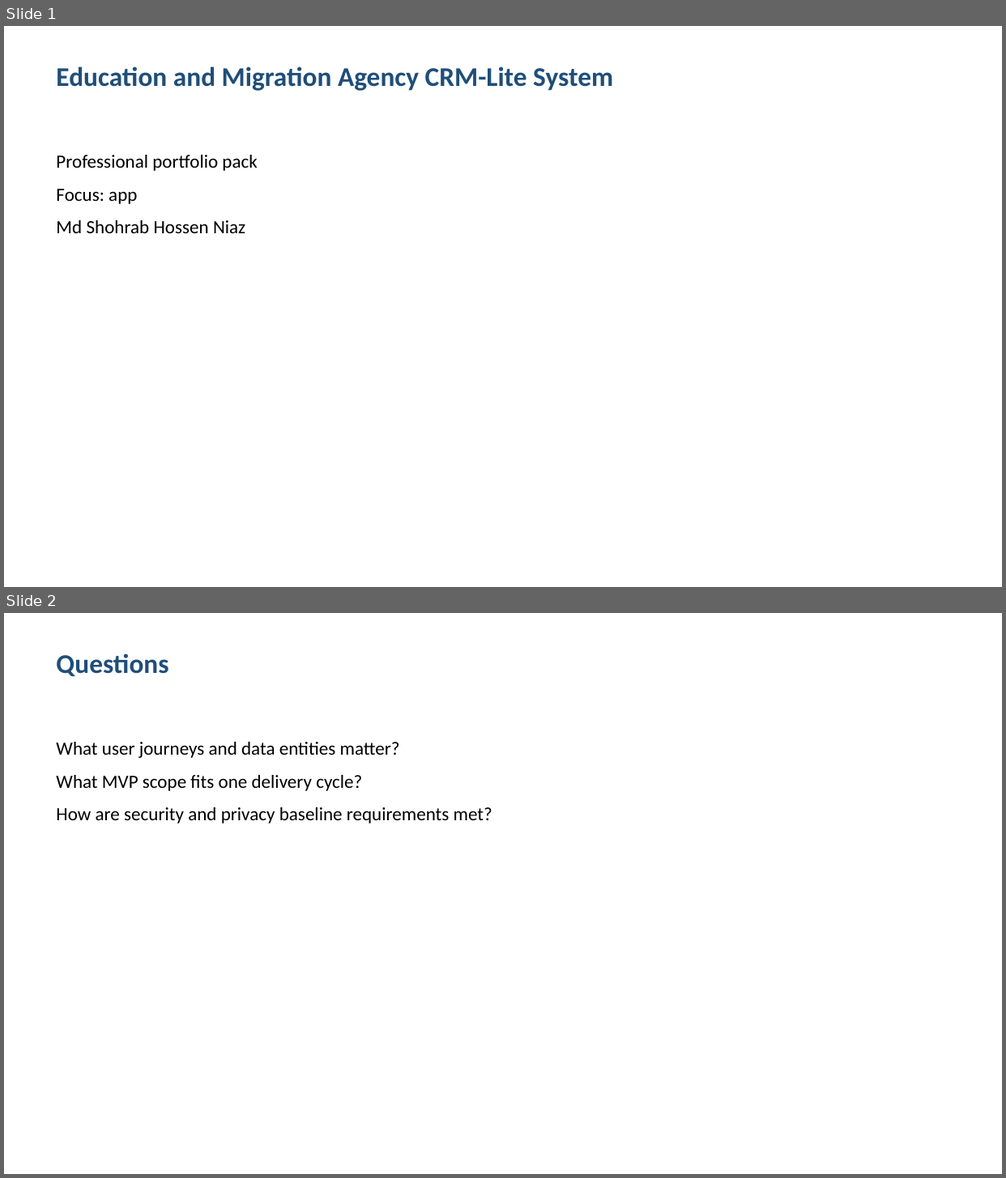
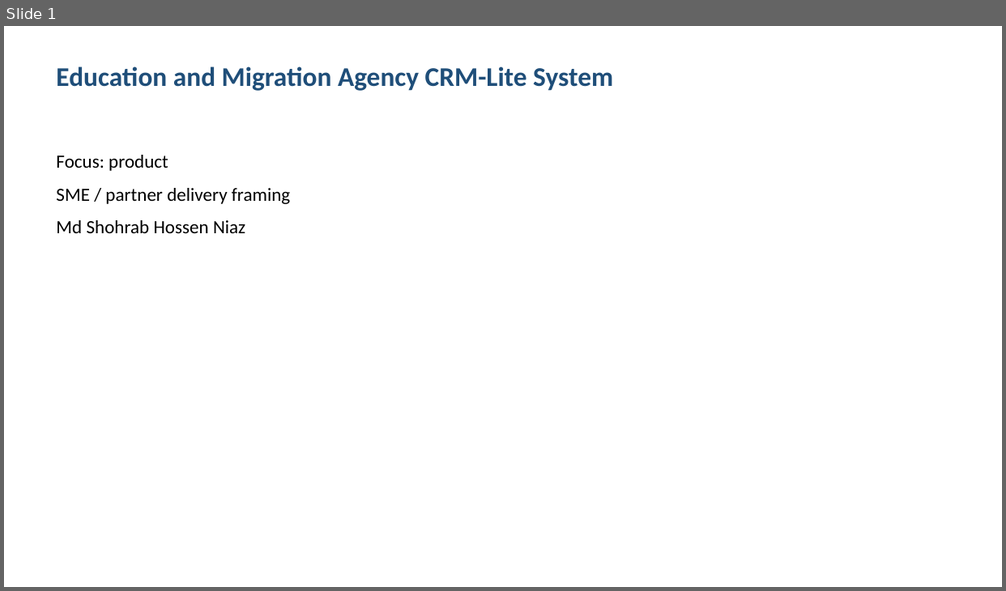
Before and after one commit to shohrabniaz/education-and-migration-agency-crm-lite-system, a slide deck: Final_Submission/02_Presentation.pptx. Shown one above the other, each under a label of ours: slides 1 and 2 before the commit, slide 1 after it. The pictures are 1006x1178 and 1006x591 pixels, drawn with LibreOffice and Linux fonts; fonts in the diff are those of the drawing. Boxes give left, top, right and bottom in pixels: in the first picture for what was removed or moved away, otherwise in the second. Text is boxed around its words. In the diff, an @@ line names an element or a change of style, - is before the commit and + after.

Commit message:
Polish portfolio pack for professional showcase readiness.

```diff
--- a/Final_Submission/02_Presentation.pptx
+++ b/Final_Submission/02_Presentation.pptx
@@ slide 2 removed at bbox=[4, 613, 1002, 1174], background #FFFFFF @@
@@ text removed at bbox=[56, 653, 168, 677] @@
-Questions
@@ text removed at bbox=[56, 742, 492, 824] @@
-What user journeys and data entities matter?
-What MVP scope fits one delivery cycle?
-How are security and privacy baseline requirements met?
@@ slide 1 changed as well @@
@@ text at bbox=[56, 155, 290, 204]: text changed @@
-Professional portfolio pack
-Focus: app
+Focus: product
+SME / partner delivery framing
```
Also in this commit, not shown: 2 other slides changed, 1 slide added, 12 other files.
